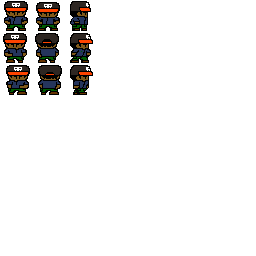
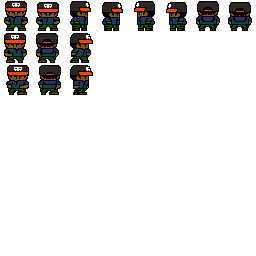
Layer changes from the first 256 × 256 image to the second:
added layer "tao stand up 2" above "tao stand up 1" over [228, 2, 252, 31]
added layer "tao stand up 1" above "tao walk up 2" over [196, 1, 220, 31]
painted on "tao walk up 2" over [38, 66, 62, 85]
painted on "tao walk up 1" over [35, 34, 59, 54]
painted on "tao walk down 2" over [6, 66, 30, 74]
painted on "tao walk down 1" over [3, 34, 27, 42]
added layer "tao stand left 2" above "tao stand left 1" over [166, 2, 187, 31]
added layer "tao stand left 1" above "tao stand right 2" over [134, 1, 155, 31]
added layer "tao stand right 2" above "tao stand right 1" over [102, 2, 123, 31]
moved "tao standing 2" above "tao standing 1", painted on it over [36, 3, 60, 11]
painted on "tao standing 1" over [4, 2, 28, 10]
